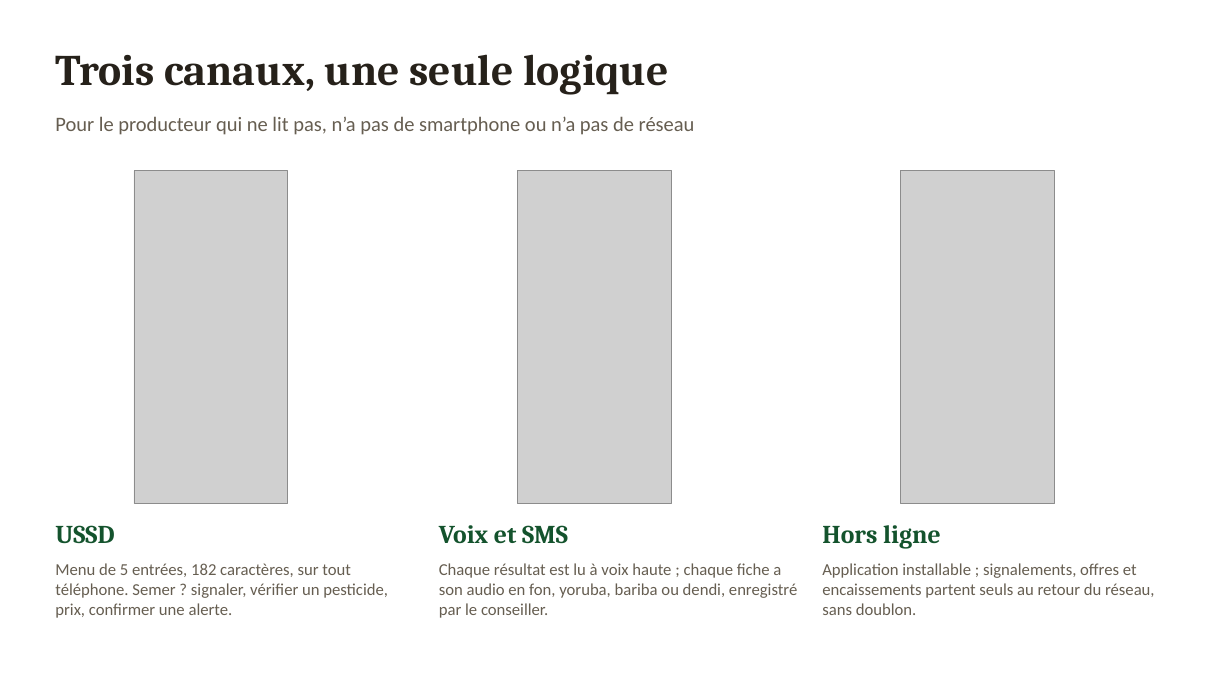
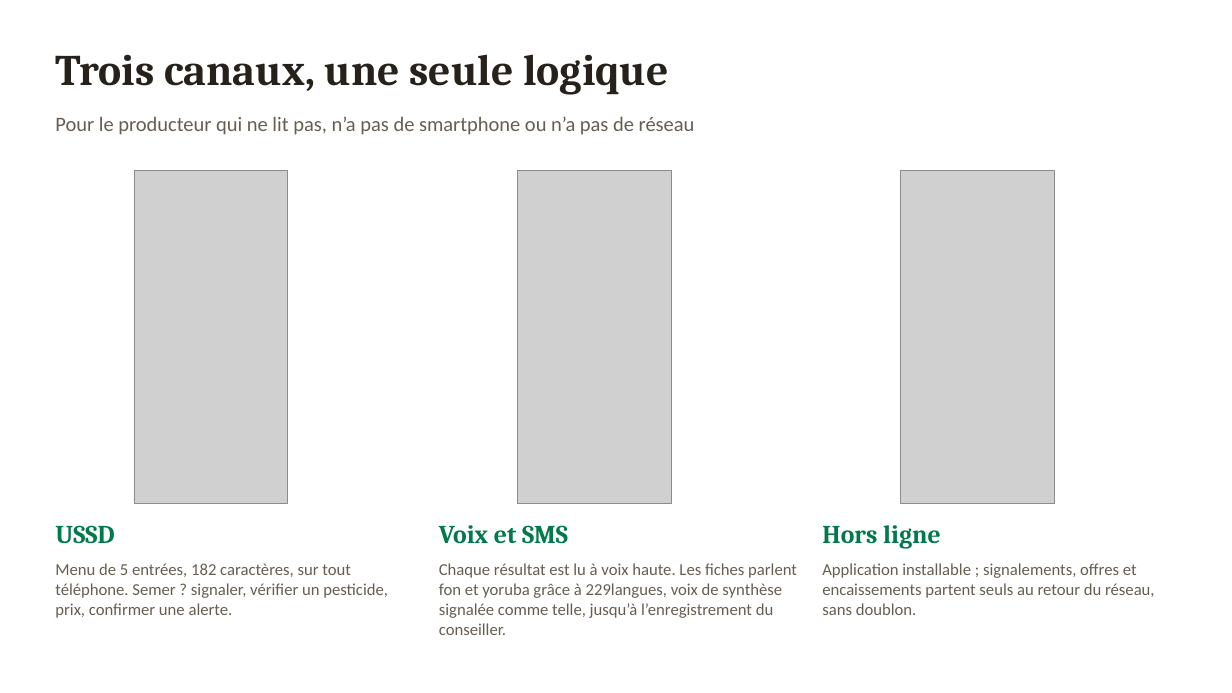
Before and after one commit to misterkante/alerteagri, a slide deck: slide 6 of docs/presentation/AlerteAgri-presentation.pptx. Drawn at 1232x693 pixels with LibreOffice and Linux fonts; fonts in the diff are those of the drawing; grey boxes stand for pictures. Boxes give left, top, right and bottom in pixels: in the first picture for what was removed or moved away, otherwise in the second. Text is boxed around its words. In the diff, an @@ line names an element or a change of style, - is before the commit and + after.

Commit message:
docs: refresh the presentation with the charter palette and current figures
313 automated tests, zero accessibility violation, continuous
integration, Fon and Yoruba synthetic voices stated as such, and
screenshots from production.

```diff
--- a/docs/presentation/AlerteAgri-presentation.pptx
+++ b/docs/presentation/AlerteAgri-presentation.pptx
@@ text colour #14532D to #007A4A in 3 elements at box(55, 525, 114, 544), box(439, 525, 568, 544), box(822, 525, 941, 548) @@
@@ text at box(439, 563, 797, 635): text changed @@
-Chaque résultat est lu à voix haute ; chaque fiche a son audio en fon, yoruba, bariba ou dendi, enregistré par le conseiller.
+Chaque résultat est lu à voix haute. Les fiches parlent fon et yoruba grâce à 229langues, voix de synthèse signalée comme telle, jusqu’à l’enregistrement du conseiller.
```
Also in this commit, not shown: 12 other slides changed.
